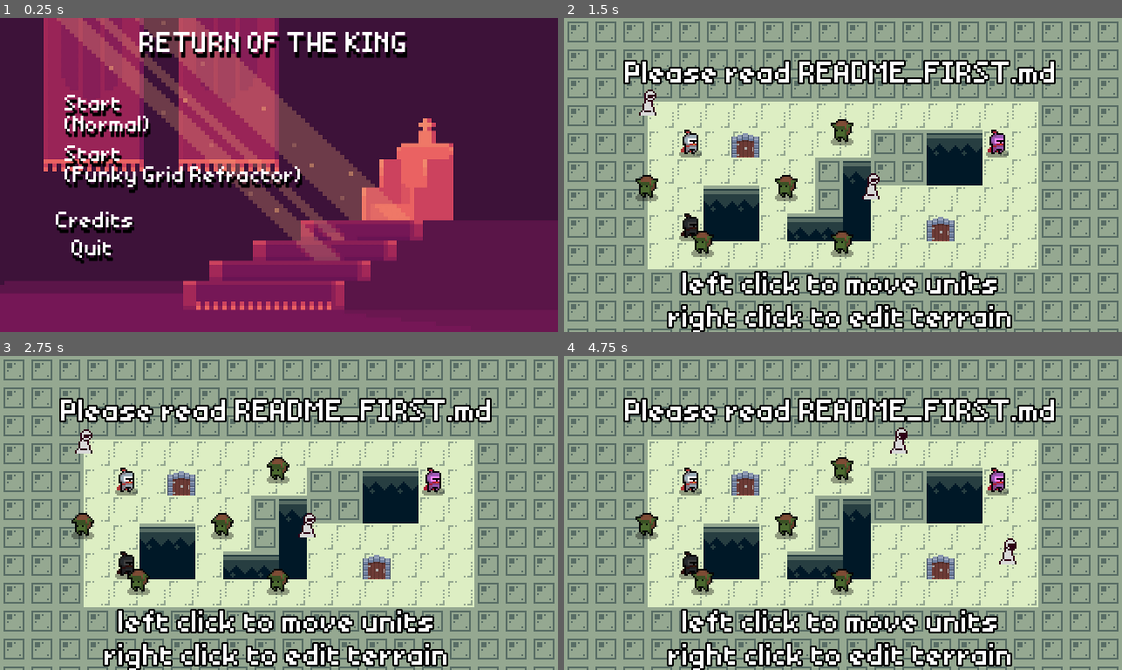
Above: before the commit, frames 1-4 (two rows, left to right).
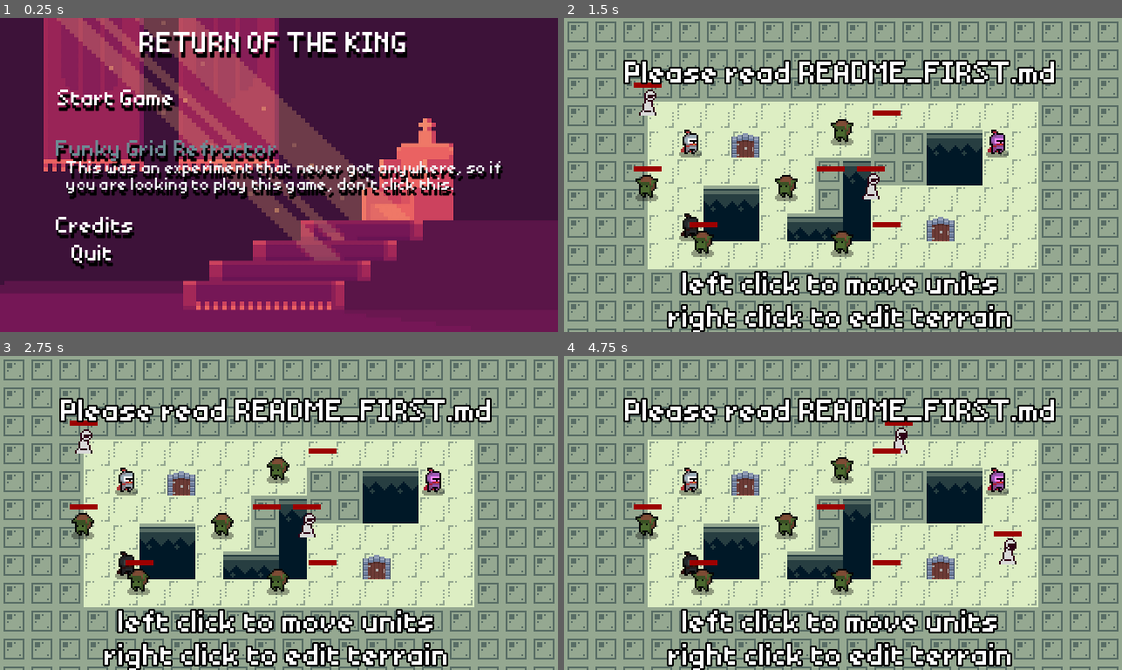
Above: after the commit, the same moments.

Repository: bonsaipropaganda/pass-the-game-jam-2024
Game: Godot game, scene res://ui/menus/main_menu.tscn
The game is run twice, just before and just after one commit, with the same random seed, the same clock (stepped at 60 frames per second) and the same inputs.
Inputs (mouse positions are in pixels of both pictures, inside the frame that each line leads up to):
- Up to frame 1 (0.25 s): no input
- Up to frame 2 (1.5 s): click "Start (Funky Grid Refractor)" (after the commit: "Funky Grid Refractor") at 0.5 s; tap Enter at 1.25 s; move the mouse to (965, 159) at 1.27 s; tap 1 at 1.35 s; click (965, 159) at 1.42 s
- Up to frame 3 (2.75 s): tap Enter at 2 s; drag from (167, 528) to (306, 522) at 2.02 s
- Up to frame 4 (4.75 s): tap Enter at 2.75, 3.5, 4.25 s; move the mouse to (898, 443) at 2.77 s; tap 0 at 2.85 s; click (898, 443) at 2.92 s; drag from (815, 575) to (647, 440) at 3.52 s; move the mouse to (1010, 560) at 4.27 s; tap 9 at 4.35 s; click (1010, 560) at 4.42 s

The runs differ from the first frame. In frame 1, 9.4% of the frame differs, in the area x 10-91%, y 22-80%; in frame 2, 0.6%; in frame 3, 0.6%; in frame 4, 0.6%.

Commit message:
Added play info to main menu, added health bars
changed startup camera position because it always started with a wild pan

Diff:
--- a/entities/enemies/base_enemy.gd
+++ b/entities/enemies/base_enemy.gd
@@ -1,15 +1,20 @@
 class_name BaseEnemy extends Entity
 
-var hp := 1
+@export var health_bar : HealthBar
+
+var max_hp := 1
+var hp := max_hp
 # money dropped on death
 var reward := 1
 
 func _ready():
 	SignalBus.enemy_spawned.emit(self)
+	health_bar.update(hp, max_hp)
 
 
 func take_damage(_hp_loss:int):
 	hp -= 1
+	health_bar.update(hp, max_hp)
 	if hp <= 0:
 		SignalBus.enemy_died.emit(self)
 		# trigger coin animation before death of enemy
--- a/entities/enemies/base_enemy.tscn
+++ b/entities/enemies/base_enemy.tscn
@@ -1,8 +1,9 @@
-[gd_scene load_steps=11 format=3 uid="uid://b3kdipdfm3vmp"]
+[gd_scene load_steps=12 format=3 uid="uid://b3kdipdfm3vmp"]
 
 [ext_resource type="Script" path="res://entities/enemies/enemy_bat.gd" id="1_aucsa"]
 [ext_resource type="Texture2D" uid="uid://i184xxddbxoh" path="res://gfx/entities/grid entities/full spritesheet.png" id="2_m565o"]
 [ext_resource type="AudioStream" uid="uid://dud3v88jnkjdn" path="res://sfx/footsteps/footsteps_stream.tres" id="3_ew3uc"]
+[ext_resource type="PackedScene" uid="uid://dqgd3b181co1l" path="res://entities/enemies/health_bar.tscn" id="3_k7maa"]
 
 [sub_resource type="RectangleShape2D" id="RectangleShape2D_p5i1p"]
 size = Vector2(16, 16)
@@ -154,8 +155,9 @@
 "take_damage": SubResource("Animation_b5tuu")
 }
 
-[node name="BaseEnemy" type="Node2D"]
+[node name="BaseEnemy" type="Node2D" node_paths=PackedStringArray("health_bar")]
 script = ExtResource("1_aucsa")
+health_bar = NodePath("Sprite2D/Health Bar")
 
 [node name="Hurtbox" type="Area2D" parent="." groups=["enemy_area"]]
 collision_layer = 2
@@ -174,6 +176,9 @@
 region_enabled = true
 region_rect = Rect2(-0.00566101, 14.9272, 96.0222, 16.9818)
 
+[node name="Health Bar" parent="Sprite2D" node_paths=PackedStringArray("collision_shape") instance=ExtResource("3_k7maa")]
+collision_shape = NodePath("../../Hurtbox/CollisionShape2D")
+
 [node name="AnimationPlayer" type="AnimationPlayer" parent="."]
 libraries = {
 "": SubResource("AnimationLibrary_db4j4")
--- a/entities/enemies/enemy_bat.gd
+++ b/entities/enemies/enemy_bat.gd
@@ -2,7 +2,8 @@
 
 func _ready():
 	super()
-	hp = 1
+	max_hp = 1
+	hp = max_hp
 
 	type = E.EntityType.ENEMY
 	specific_type = E.EntitySpecificType.BAT
--- a/entities/enemies/enemy_bat.tscn
+++ b/entities/enemies/enemy_bat.tscn
@@ -1,8 +1,9 @@
-[gd_scene load_steps=11 format=3 uid="uid://ccs3fn41mf7sx"]
+[gd_scene load_steps=12 format=3 uid="uid://ccs3fn41mf7sx"]
 
 [ext_resource type="Script" path="res://entities/enemies/enemy_bat.gd" id="1_o5336"]
 [ext_resource type="Texture2D" uid="uid://i184xxddbxoh" path="res://gfx/entities/grid entities/full spritesheet.png" id="2_kdq2q"]
 [ext_resource type="AudioStream" uid="uid://dud3v88jnkjdn" path="res://sfx/footsteps/footsteps_stream.tres" id="3_exrec"]
+[ext_resource type="PackedScene" uid="uid://dqgd3b181co1l" path="res://entities/enemies/health_bar.tscn" id="3_j3uri"]
 
 [sub_resource type="RectangleShape2D" id="RectangleShape2D_p5i1p"]
 size = Vector2(16, 16)
@@ -154,8 +155,9 @@
 "take_damage": SubResource("Animation_b5tuu")
 }
 
-[node name="EnemyBat" type="Node2D"]
+[node name="EnemyBat" type="Node2D" node_paths=PackedStringArray("health_bar")]
 script = ExtResource("1_o5336")
+health_bar = NodePath("Sprite2D/Health Bar")
 
 [node name="Hurtbox" type="Area2D" parent="." groups=["enemy_area"]]
 collision_layer = 2
@@ -174,6 +176,13 @@
 region_enabled = true
 region_rect = Rect2(-0.00566101, 14.9272, 96.0222, 16.9818)
 
+[node name="Health Bar" parent="Sprite2D" node_paths=PackedStringArray("collision_shape") instance=ExtResource("3_j3uri")]
+offset_left = 25.0
+offset_top = 47.0
+offset_right = 25.0
+offset_bottom = 47.0
+collision_shape = NodePath("../../Hurtbox/CollisionShape2D")
+
 [node name="AnimationPlayer" type="AnimationPlayer" parent="."]
 libraries = {
 "": SubResource("AnimationLibrary_db4j4")
--- a/entities/enemies/enemy_goblin.gd
+++ b/entities/enemies/enemy_goblin.gd
@@ -2,7 +2,8 @@
 
 func _ready():
 	super()
-	hp = 2
+	max_hp = 2
+	hp = max_hp
 
 	type = E.EntityType.ENEMY
 	specific_type = E.EntitySpecificType.GOBLIN
--- a/entities/enemies/enemy_goblin.tscn
+++ b/entities/enemies/enemy_goblin.tscn
@@ -1,8 +1,9 @@
-[gd_scene load_steps=16 format=3 uid="uid://df81e4sd0fqba"]
+[gd_scene load_steps=17 format=3 uid="uid://df81e4sd0fqba"]
 
 [ext_resource type="Script" path="res://entities/enemies/enemy_goblin.gd" id="1_pevj5"]
 [ext_resource type="Texture2D" uid="uid://bmd7qdq3drsys" path="res://gfx/entities/pawn_sheet.png" id="2_gdalc"]
 [ext_resource type="AudioStream" uid="uid://dud3v88jnkjdn" path="res://sfx/footsteps/footsteps_stream.tres" id="3_4v0lm"]
+[ext_resource type="PackedScene" uid="uid://dqgd3b181co1l" path="res://entities/enemies/health_bar.tscn" id="3_txhkh"]
 
 [sub_resource type="RectangleShape2D" id="RectangleShape2D_p5i1p"]
 size = Vector2(16, 16)
@@ -190,8 +191,9 @@
 "take_damage": SubResource("Animation_b5tuu")
 }
 
-[node name="EnemyGoblin" type="Node2D"]
+[node name="EnemyGoblin" type="Node2D" node_paths=PackedStringArray("health_bar")]
 script = ExtResource("1_pevj5")
+health_bar = NodePath("Sprite2D/Health Bar")
 
 [node name="Hurtbox" type="Area2D" parent="." groups=["enemy_area"]]
 collision_layer = 2
@@ -206,6 +208,9 @@
 sprite_frames = SubResource("SpriteFrames_tn4gy")
 centered = false
 
+[node name="Health Bar" parent="Sprite2D" node_paths=PackedStringArray("collision_shape") instance=ExtResource("3_txhkh")]
+collision_shape = NodePath("../../Hurtbox/CollisionShape2D")
+
 [node name="AnimationPlayer" type="AnimationPlayer" parent="."]
 libraries = {
 "": SubResource("AnimationLibrary_db4j4")
--- a/entities/enemies/enemy_slime.gd
+++ b/entities/enemies/enemy_slime.gd
@@ -2,7 +2,8 @@
 
 func _ready():
 	super()
-	hp = 1
+	max_hp = 1
+	hp = max_hp
 
 	type = E.EntityType.ENEMY
 	specific_type = E.EntitySpecificType.SLIME
--- a/entities/enemies/enemy_slime.tscn
+++ b/entities/enemies/enemy_slime.tscn
@@ -1,8 +1,9 @@
-[gd_scene load_steps=11 format=3 uid="uid://tauulab1vn0g"]
+[gd_scene load_steps=12 format=3 uid="uid://tauulab1vn0g"]
 
 [ext_resource type="Script" path="res://entities/enemies/enemy_slime.gd" id="1_yp88l"]
 [ext_resource type="Texture2D" uid="uid://i184xxddbxoh" path="res://gfx/entities/grid entities/full spritesheet.png" id="2_26yct"]
 [ext_resource type="AudioStream" uid="uid://dud3v88jnkjdn" path="res://sfx/footsteps/footsteps_stream.tres" id="3_24x8w"]
+[ext_resource type="PackedScene" uid="uid://dqgd3b181co1l" path="res://entities/enemies/health_bar.tscn" id="3_ogmkw"]
 
 [sub_resource type="RectangleShape2D" id="RectangleShape2D_p5i1p"]
 size = Vector2(16, 16)
@@ -154,8 +155,9 @@
 "take_damage": SubResource("Animation_b5tuu")
 }
 
-[node name="EnemySlime" type="Node2D"]
+[node name="EnemySlime" type="Node2D" node_paths=PackedStringArray("health_bar")]
 script = ExtResource("1_yp88l")
+health_bar = NodePath("Sprite2D/Health Bar")
 
 [node name="Hurtbox" type="Area2D" parent="." groups=["enemy_area"]]
 collision_layer = 2
@@ -174,6 +176,9 @@
 region_enabled = true
 region_rect = Rect2(-0.00566101, 14.9272, 96.0222, 16.9818)
 
+[node name="Health Bar" parent="Sprite2D" node_paths=PackedStringArray("collision_shape") instance=ExtResource("3_ogmkw")]
+collision_shape = NodePath("../../Hurtbox/CollisionShape2D")
+
 [node name="AnimationPlayer" type="AnimationPlayer" parent="."]
 libraries = {
 "": SubResource("AnimationLibrary_db4j4")
--- /dev/null
+++ b/entities/enemies/health_bar.gd
@@ -0,0 +1,16 @@
+extends ColorRect
+class_name HealthBar
+
+# Use the hurtbox size for the healh bar length. Manually assign this once for every new enemy type.
+@export var collision_shape : CollisionShape2D
+
+func _ready() -> void:
+	set_anchors_preset(Control.PRESET_TOP_LEFT)
+	var collision_rect : RectangleShape2D = collision_shape.shape
+	size.x = collision_rect.size.x
+	size.y = 3
+	position.y = -3
+
+
+func update(current_hp : float, max_hp : float) -> void:
+	scale.x = current_hp/max_hp
--- /dev/null
+++ b/entities/enemies/health_bar.tscn
@@ -0,0 +1,7 @@
+[gd_scene load_steps=2 format=3 uid="uid://dqgd3b181co1l"]
+
+[ext_resource type="Script" path="res://entities/enemies/health_bar.gd" id="1_ysemx"]
+
+[node name="Health Bar" type="ColorRect"]
+color = Color(0.611765, 0, 0, 1)
+script = ExtResource("1_ysemx")
--- a/places/game_manager/game_manager.tscn
+++ b/places/game_manager/game_manager.tscn
@@ -14,6 +14,7 @@
 script = ExtResource("1_2n5bb")
 
 [node name="Camera2D" type="Camera2D" parent="."]
+position = Vector2(165, 160)
 position_smoothing_enabled = true
 script = ExtResource("2_ap55l")
 
--- a/ui/menus/main_menu.tscn
+++ b/ui/menus/main_menu.tscn
@@ -79,52 +79,72 @@
 anchors_preset = 4
 anchor_top = 0.5
 anchor_bottom = 0.5
+offset_top = 7.79
+offset_right = 176.645
+offset_bottom = 134.66
 grow_vertical = 2
 
 [node name="StartButton" type="TextureButton" parent="UI/Main Menu/Buttons"]
-layout_mode = 1
-anchors_preset = -1
-anchor_top = -0.0333333
-anchor_bottom = -0.0333333
-offset_left = 37.0
-offset_top = -46.01
-offset_right = 108.0
-offset_bottom = -19.01
+layout_direction = 1
+layout_mode = 1
+anchors_preset = -1
+anchor_left = 0.169832
+anchor_top = -0.494916
+anchor_right = 0.169832
+anchor_bottom = -0.494916
+offset_right = 71.0
+offset_bottom = 27.0
 metadata/_edit_use_anchors_ = true
+metadata/_edit_group_ = true
 
 [node name="Label" type="RichTextLabel" parent="UI/Main Menu/Buttons/StartButton"]
 layout_mode = 0
-offset_right = 253.0
-offset_bottom = 31.0
-mouse_filter = 2
-theme_override_colors/font_shadow_color = Color(0, 0, 0, 1)
-theme_override_constants/shadow_offset_y = 3
-theme_override_font_sizes/normal_font_size = 12
-text = "Start
-(Normal)"
-metadata/_edit_lock_ = true
+offset_left = 3.0
+offset_top = 6.0
+offset_right = 81.0
+offset_bottom = 24.0
+mouse_filter = 2
+theme_override_colors/font_shadow_color = Color(0, 0, 0, 1)
+theme_override_constants/shadow_offset_y = 3
+theme_override_font_sizes/normal_font_size = 12
+text = "Start Game"
 
 [node name="Start2Button" type="TextureButton" parent="UI/Main Menu/Buttons"]
 layout_mode = 1
 anchors_preset = -1
 anchor_top = -0.0222222
 anchor_bottom = -0.0222222
-offset_left = 37.0
-offset_top = -16.675
-offset_right = 108.0
-offset_bottom = 10.325
+offset_left = 31.0
+offset_top = -26.9707
+offset_right = 292.0
+offset_bottom = 9.02933
+metadata/_edit_group_ = true
 
 [node name="Label" type="RichTextLabel" parent="UI/Main Menu/Buttons/Start2Button"]
 layout_mode = 0
-offset_right = 253.0
-offset_bottom = 31.0
-mouse_filter = 2
-theme_override_colors/font_shadow_color = Color(0, 0, 0, 1)
-theme_override_constants/shadow_offset_y = 3
-theme_override_font_sizes/normal_font_size = 12
-text = "Start
-(Funky Grid Refractor)"
-metadata/_edit_lock_ = true
+offset_left = 1.0
+offset_top = 2.21
+offset_right = 254.0
+offset_bottom = 33.21
+mouse_filter = 2
+theme_override_colors/default_color = Color(0.427042, 0.544275, 0.57883, 1)
+theme_override_colors/font_shadow_color = Color(0, 0, 0, 1)
+theme_override_constants/shadow_offset_y = 3
+theme_override_font_sizes/normal_font_size = 12
+text = "Funky Grid Refractor"
+
+[node name="Label2" type="RichTextLabel" parent="UI/Main Menu/Buttons/Start2Button"]
+layout_mode = 0
+offset_left = 7.0
+offset_top = 14.21
+offset_right = 265.0
+offset_bottom = 38.21
+mouse_filter = 2
+theme_override_colors/default_color = Color(0.946323, 0.964381, 0.969955, 1)
+theme_override_colors/font_shadow_color = Color(0, 0, 0, 1)
+theme_override_constants/shadow_offset_y = 3
+theme_override_font_sizes/normal_font_size = 9
+text = "This was an experiment that never got anywhere, so if you are looking to play this game, don't click this."
 
 [node name="CreditsButton" type="TextureButton" parent="UI/Main Menu/Buttons"]
 layout_mode = 1
